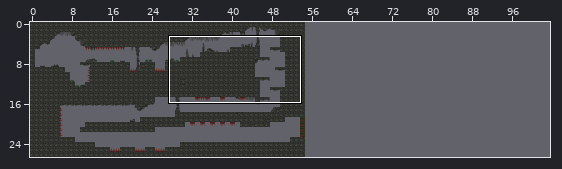
An edit to a level. Tiled map, assets/data/stage1_caveToPond.tmx. The picture above shows the old version from afar; the outline marks the close-up.
Close-up. Before:
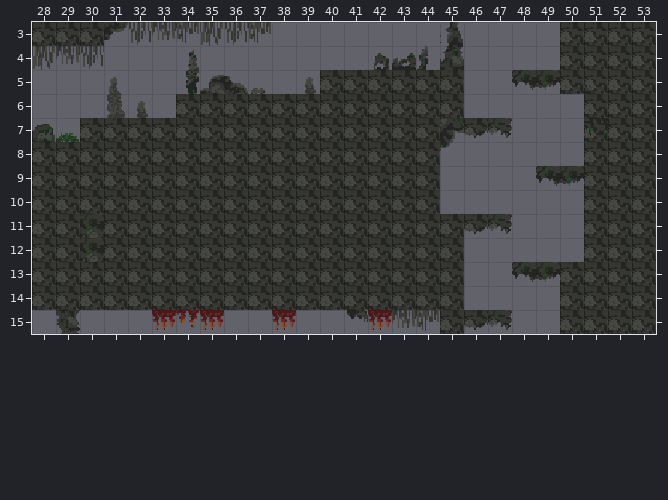
Cells are 16x16 px. Shown: x 28..53, y 3..15. The commit also changed other parts of the map, which this record leaves out. The old version is drawn lined up with the new one.
And afterwards:
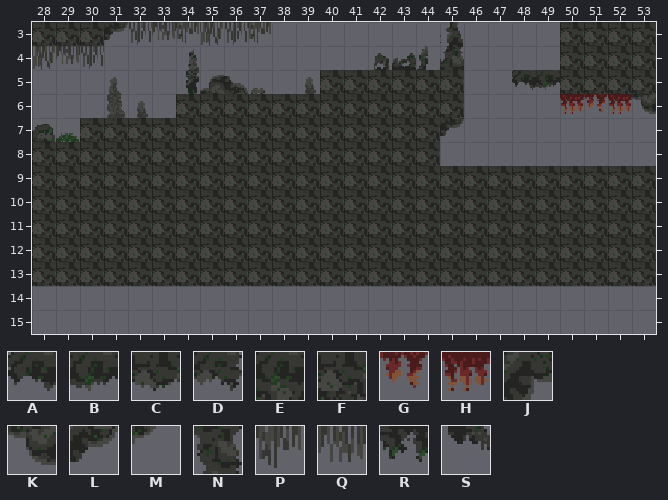
Key: from "tileset_new.png": A 5, B 6, C 7, D 8, E 96, F 97, G 145, H 149, J 297, K 299, L 300, M 321, N 341, P 342, Q 366, R 421, S 422.
_ is an empty cell.
Diff:
map size 55x27 -> 104x14 cells
Layer "tiles":
Tile B gives way to one hidden under a higher layer in row 9 at x 50.
Tile A gives way to tile F in row 9 at x 49.
The edit adds tile F in row 9 at x 45 to 48.
Tile F gives way to tile G in row 6 at x 51.
Tile F gives way to tile H in row 6 at x 52.
The edit adds tile H in row 6 at x 50.
The edit erases tile A in row 13 at x 48.
The edit erases tile B in row 13 at x 49.
The edit erases tile C in row 7 at x 46; in row 11 at x 46; in row 15 at x 46.
The edit erases tile D in row 7 at x 47; in row 11 at x 47; in row 15 at x 47.
The edit erases tile E in rows 11 to 12 at x 30.
The edit erases tile F in row 6 at x 53; in rows 7 to 8 at x 51 to 53; in row 14 at x 28 to 45 and 50 to 53; in row 15 at x 45 and 50 to 53.
The edit erases tile G in row 15 at x 34.
The edit erases tile H in row 15 at x 33, 35, 38 and 42.
The edit erases tile J in row 7 at x 45.
The edit erases tile M in row 8 at x 45.
Layer "tiles2":
The edit erases tile P in row 15 at x 44.
The edit erases tile Q in row 15 at x 43.
The edit erases tile R in row 7 at x 51.
The edit erases tile S in row 15 at x 41.
Layer "top":
The edit adds tile F in row 9 at x 50; in row 10 at x 45 to 50; in rows 11 to 12 at x 30 and 46 to 50; in row 13 at x 46 to 49.
The edit adds tile K in row 6 at x 53.
The edit adds tile L in row 7 at x 45.
The edit erases tile N in row 15 at x 29.
Pixel boxes of the changes (left, top, right, bottom) in both close-ups:
changed: (32, 94, 656, 334)
